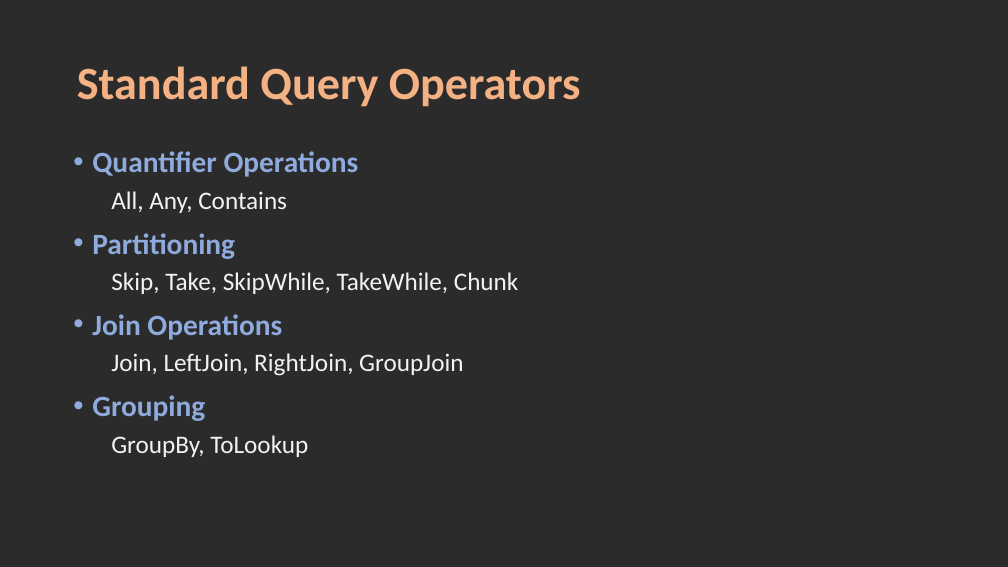
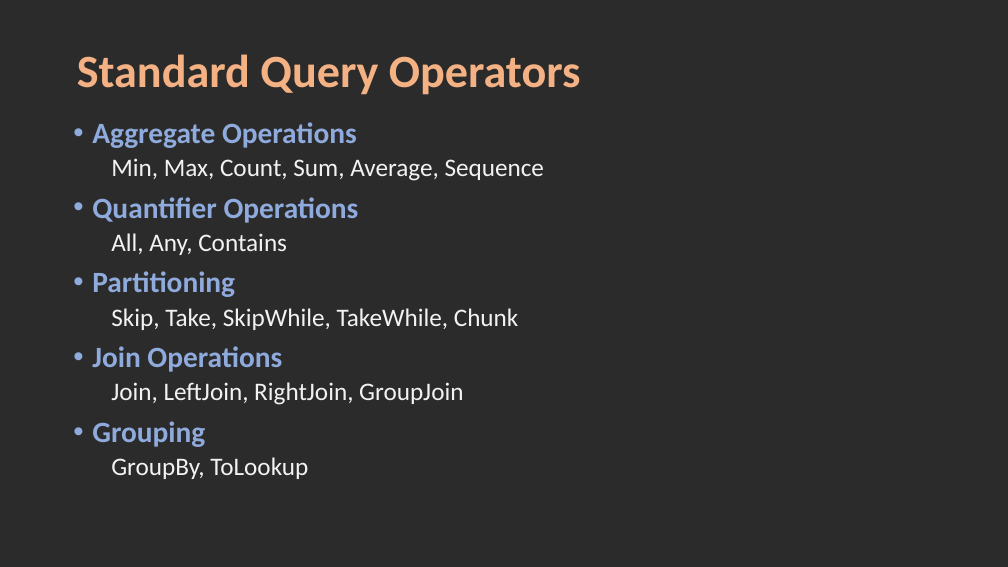
Before and after one commit to karthik9728/Linq, a slide deck: slide 7 of Linq.pptx. Drawn at 1008x567 pixels with LibreOffice and Linux fonts; fonts in the diff are those of the drawing; background and template pictures are left out; a plain dark background stands for a picture behind light text. Boxes give left, top, right and bottom in pixels: in the first picture for what was removed or moved away, otherwise in the second. Text is boxed around its words. In the diff, an @@ line names an element or a change of style, - is before the commit and + after.

Commit message:
Aggregate Operations

```diff
--- a/Linq.pptx
+++ b/Linq.pptx
@@ title "Standard Query Operators": place and size @@
-title "Standard Query Operators" at <box>77,66,581,107</box>
+title "Standard Query Operators" at <box>77,54,581,95</box>
@@ text "Aggregate Operations": place and size @@
-text "Aggregate Operations" at <box>92,151,519,457</box>
+text "Aggregate Operations" at <box>92,122,544,479</box>
@@ text at <box>92,122,544,181</box>: paragraphs added @@
+• Aggregate Operations
+  Min, Max, Count, Sum, Average, Sequence
@@ text at <box>92,197,519,479</box>: line spacing 1 to 0.9 @@
```
Also in this commit, not shown: 2 other files.
